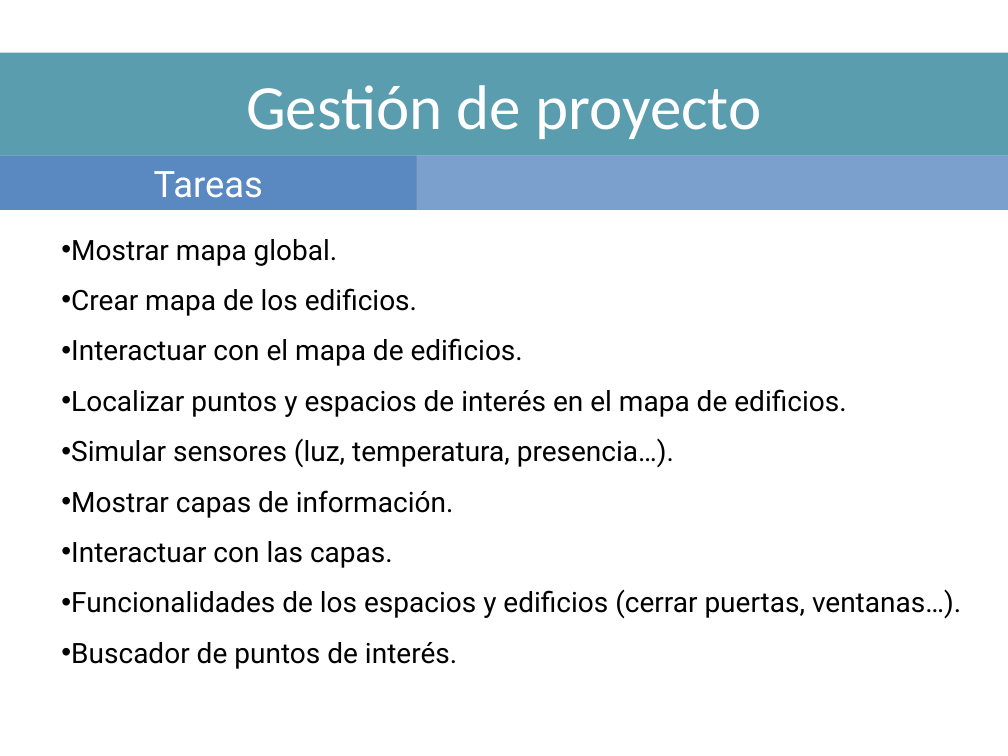
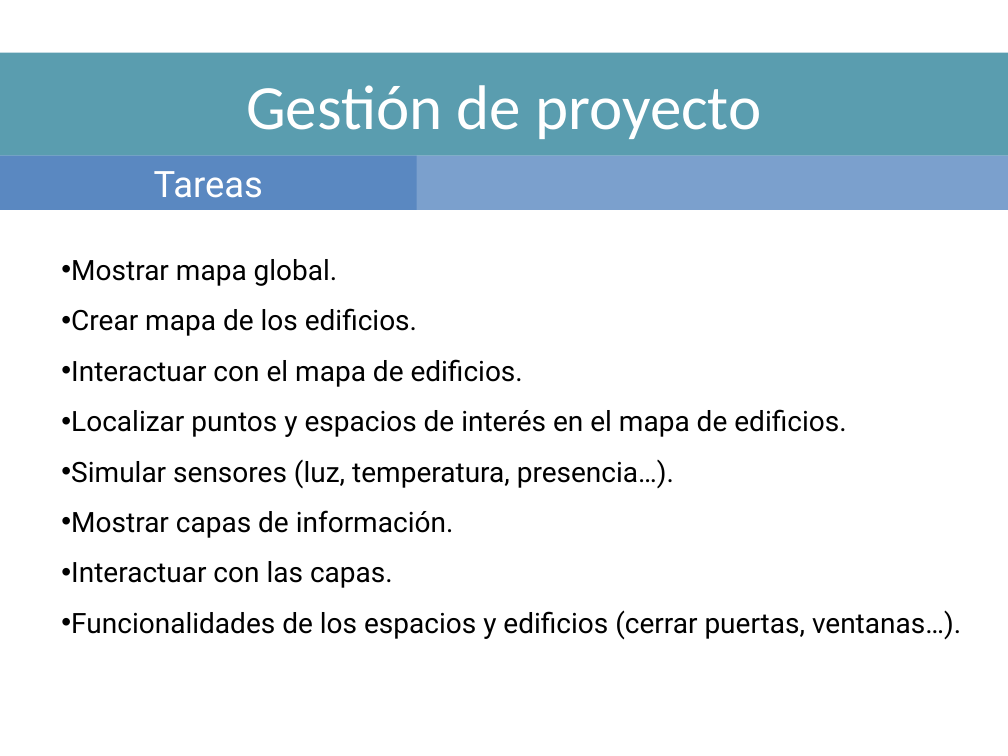
Before and after one commit to UNIZAR-30249-2016-UniDev/Documentacion-LabIS, a slide deck: slide 7 of Presentaciones/SmartCampus_Final.pptx. Drawn at 1008x756 pixels with LibreOffice and Linux fonts; fonts in the diff are those of the drawing; background and template pictures are left out. Boxes give left, top, right and bottom in pixels: in the first picture for what was removed or moved away, otherwise in the second. Text is boxed around its words. In the diff, an @@ line names an element or a change of style, - is before the commit and + after.

```diff
--- a/Presentaciones/SmartCampus_Final.pptx
+++ b/Presentaciones/SmartCampus_Final.pptx
@@ text "Mostrar mapa global.": place and size @@
-text "Mostrar mapa global." at box(71, 239, 961, 669)
+text "Mostrar mapa global." at box(71, 259, 961, 640)
@@ text at box(71, 642, 457, 669): paragraph removed @@
-• Buscador de puntos de interés.
```
Also in this commit, not shown: 3 other slides changed, 1 other file.
